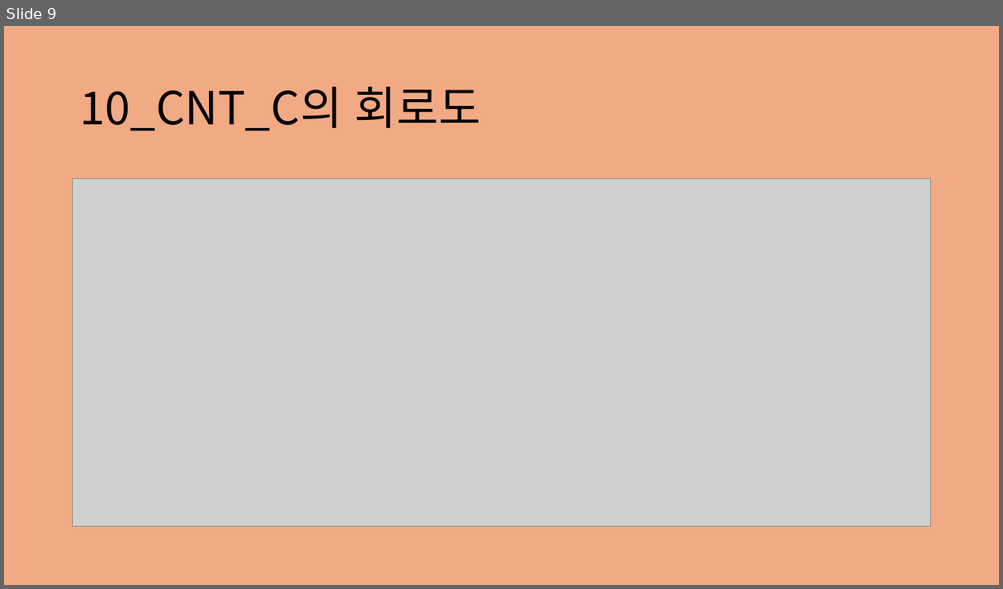
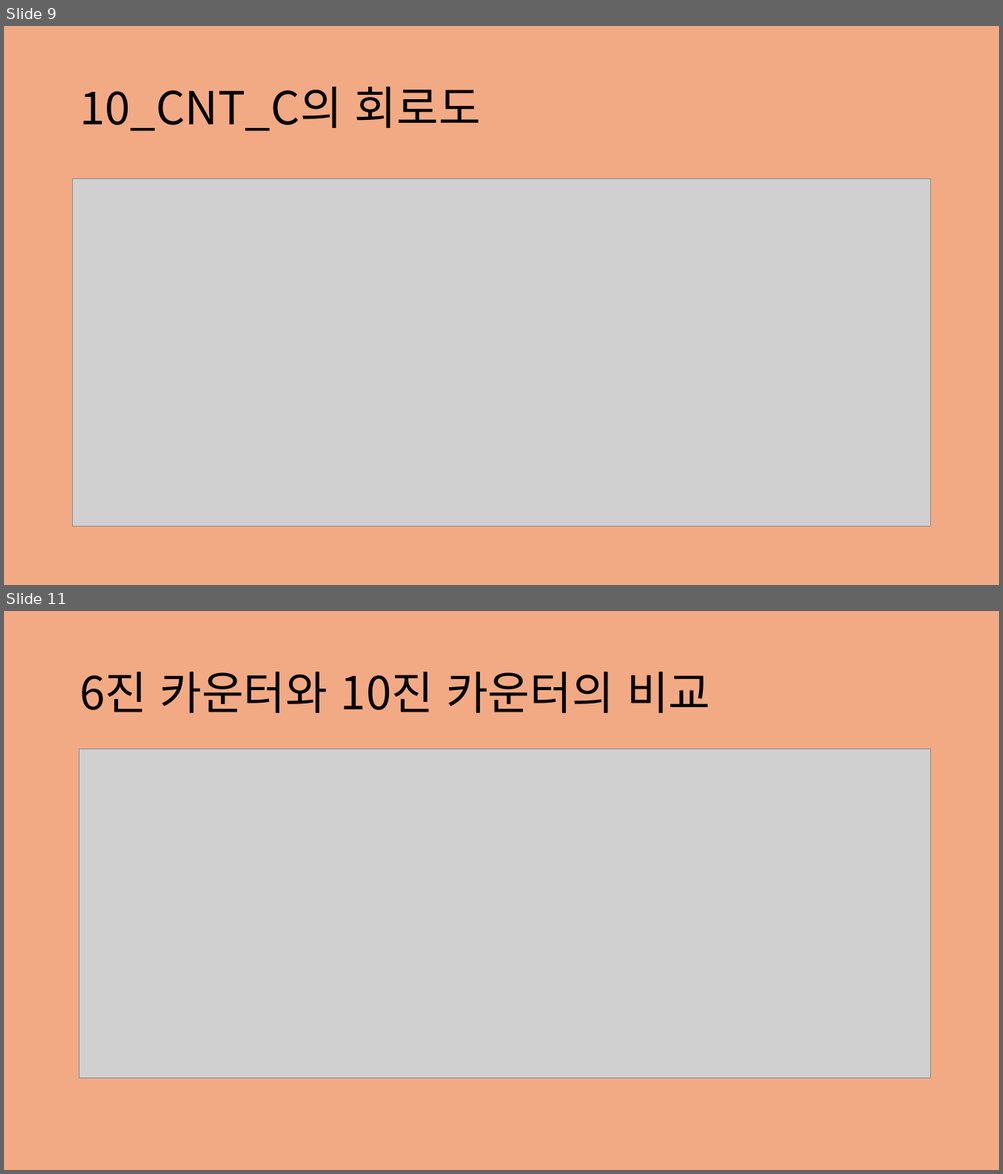
Before and after one commit to jwl1109/IOT, a slide deck: VLSI design 설계 실습/2025-05-29.pptx. Shown one above the other, each under a label of ours: slide 9 before the commit, slides 9 and 11 after it; the slides between them are not shown. The pictures are 1003x589 and 1003x1174 pixels, drawn with LibreOffice and Linux fonts; fonts in the diff are those of the drawing; grey boxes stand for pictures. Boxes give left, top, right and bottom in pixels: in the first picture for what was removed or moved away, otherwise in the second. Text is boxed around its words. In the diff, an @@ line names an element or a change of style, - is before the commit and + after.

```diff
--- a/VLSI design 설계 실습/2025-05-29.pptx
+++ b/VLSI design 설계 실습/2025-05-29.pptx
@@ slide 11 added at [4,611,999,1170], background #F2AA84 @@
@@ title added at [79,672,710,713], 44 pt, text #000000 @@
+6진 카운터와 10진 카운터의 비교
@@ picture added at [79,749,930,1079] @@
```
Also in this commit, not shown: 2 slides changed, 2 other files.
